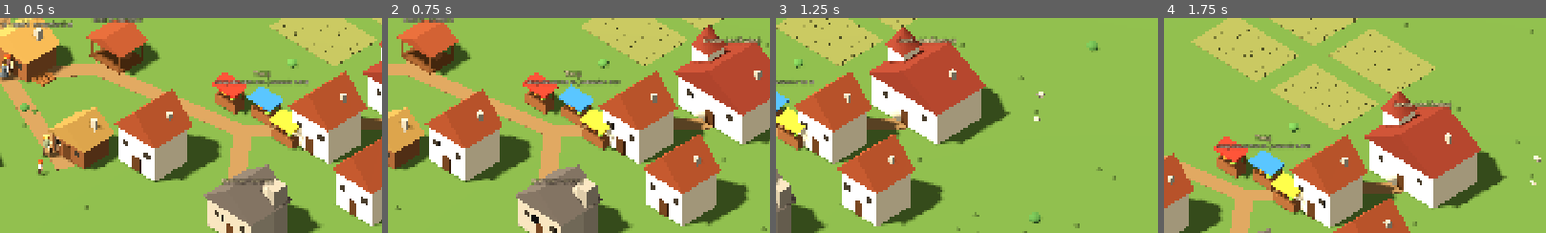
Above: before the commit, frames 1-4 (left to right).
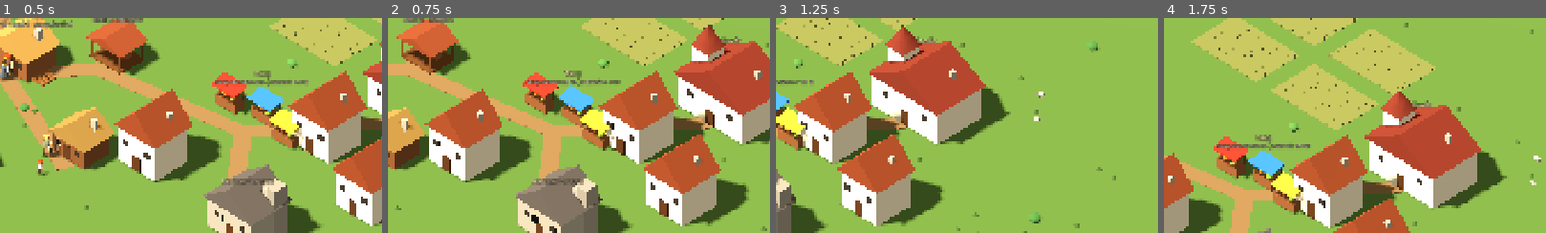
Above: after the commit, the same moments.

Repository: dwdzdc/dynastia
Game: Godot game, scene res://game/main.tscn
Two runs of this game, one before a commit and one after it. Both use one fixed random seed, a clock stepped at 60 frames per second and the inputs below.
Inputs (mouse positions are % of the whole screen's width and height, from its top left):
- Up to frame 1 (0.5 s): no input
- Up to frame 2 (0.75 s): tap Enter at 0.5 s; move the mouse to (72, 45) at 0.52 s; hold D from 0.53 s (still down); tap 1 at 0.6 s; click (72, 45) at 0.67 s
- Up to frame 3 (1.25 s): keep holding D; tap Space at 0.77 s
- Up to frame 4 (1.75 s): release D at 1.25 s; drag from (30, 55) to (45, 70) at 1.27 s
The pictures show only the part of the screen within x 49-99%, y 50-100%; the shares and areas given below are measured in that part.

Frame 1 is identical in both runs. In frame 2, 0.3% of the frame differs, in the area x 82-98%, y 8-13%; in frame 3, 0.3%; in frame 4, 0.3%.

Commit message:
L4: przydzial jak w Cultures (S21) - PPM na las/budynek/pole daje zawody albo wakaty z placa; gracz wystawia oferty w swoim warsztacie
Co-Authored-By: Claude Opus 5.5 <noreply@anthropic.com>

Diff:
--- a/data/map.json
+++ b/data/map.json
@@ -40,7 +40,7 @@
     },
     {
       "id": "manor",
-      "name": "Dwór (dniówka)",
+      "name": "Dwór",
       "type": "manor",
       "x": 81,
       "y": 16
--- a/game/main.gd
+++ b/game/main.gd
@@ -331,13 +331,43 @@
 	selected_building = ""
 
 
-# PPM: rozkaz ręczny (zastępuje kolejkę), Shift+PPM: dopisz do kolejki.
+# PPM: na miejscu pracy menu przydziału jak w Cultures (S21); poza tym rozkaz ręczny
+# (zastępuje kolejkę). Shift+PPM: zawsze rozkaz dopisany do kolejki.
 func _on_right_click(pos: Vector2, append: bool) -> void:
 	if selected_id < 0:
 		return
 	var g := _ground_at(pos)
-	var t: SimTree = view.tree_at(Vector2(g.x, g.z), TREE_PICK_RADIUS)
+	var at := Vector2(g.x, g.z)
+	var t: SimTree = view.tree_at(at, TREE_PICK_RADIUS)
+	var opts: Array = [] if append else world.job_options(selected_id, _place_at(at, t != null))
+	if opts.is_empty():
+		if t != null:
+			world.manual_chop(selected_id, t.id, append)
+		else:
+			world.manual_move(selected_id, at, append)
+		return
+	var aid := selected_id
+	var items: Array = []
+	for o: Dictionary in opts:
+		var job := String(o["job"])
+		var place := String(o["place"])
+		items.append({ "label": o["label"], "ok": o["ok"], "fn": func(): world.assign_job(aid, job, place) })
 	if t != null:
-		world.manual_chop(selected_id, t.id, append)
-	else:
-		world.manual_move(selected_id, Vector2(g.x, g.z), append)
+		var tid := t.id
+		items.append({ "label": "Zetnij to drzewo", "ok": true, "fn": func(): world.manual_chop(aid, tid, false) })
+	items.append({ "label": "Idź tutaj", "ok": true, "fn": func(): world.manual_move(aid, at, false) })
+	hud.show_menu(pos, items)
+
+
+# Co jest pod kursorem jako miejsce pracy: budynek, pole ("field:<id>") albo las.
+func _place_at(at: Vector2, on_tree: bool) -> String:
+	var b := _building_at(Vector3(at.x, 0, at.y))
+	if b != "":
+		return b
+	for f: SimField in world.fields:
+		if f.rect.has_point(at):
+			return "field:" + f.id
+	var fr: Dictionary = world.map["forest"]
+	if on_tree or Rect2(float(fr["x"]), float(fr["y"]), float(fr["w"]), float(fr["h"])).has_point(at):
+		return "forest"
+	return ""
--- a/sim/contracts.gd
+++ b/sim/contracts.gd
@@ -41,6 +41,14 @@
 	return {}
 
 
+# Oferta w miejscu na dany zawód (dowolnego pracodawcy; jedna na miejsce).
+func find_offer_at(place: String, job: String) -> Dictionary:
+	for o: Dictionary in offers:
+		if o["place"] == place and o["job"] == job and int(o["slots"]) > 0:
+			return o
+	return {}
+
+
 func taken(o: Dictionary) -> int:
 	var n := 0
 	for c: Dictionary in list:
--- a/sim/jobs.gd
+++ b/sim/jobs.gd
@@ -12,7 +12,7 @@
 	"sawyer": "tracz",
 	"carpenter": "stolarz",
 	"carrier": "tragarz",
-	"laborer": "dniówka w dworze",
+	"laborer": "robotnik w polu",
 	"forager": "zbieracz (las)",
 	"thief": "złodziej (targ)",
 }
--- a/sim/world.gd
+++ b/sim/world.gd
@@ -33,6 +33,7 @@
 var chore_claims: Dictionary = {}  # "food:<gosp.>"/"firewood:<gosp.>" -> agent id
 var stats: Dictionary = {}
 
+const FOREST_JOBS := ["woodcutter", "forager"]   # co można robić w lesie (PPM na las)
 const HOUSE_TYPES := ["home", "decor_house", "decor_town", "manor"]  # budynki, w których można mieszkać
 const START_AFTER_WAKE := 0.02           # gra startuje chwilę po pobudce (część doby)
 const TREE_PLACE_TRIES := 4000            # limit prób rozmieszczenia drzew
@@ -295,6 +296,82 @@
 		contracts.quit(p, "")
 	a.job = job
 	jobs.replan(a)
+
+
+# Przydział jak w Cultures (S21, L4): zaznaczona osoba + PPM na miejsce. Zwraca opcje
+# { label, job, place, ok }: na swoich miejscach zawody, które się tam robi; na cudzych
+# tylko wakaty z ofert (z płacą), a bez wakatu — opcja wyszarzona z powodem.
+# `target`: id budynku, "forest" albo "field:<id>".
+func job_options(agent_id: int, target: String) -> Array:
+	var a := agent_by_id(agent_id)
+	if a == null or is_independent(a) or a.is_child:
+		return []
+	var out: Array = []
+	if target == "forest":
+		for j in FOREST_JOBS:
+			out.append({ "label": "Przydziel: %s" % SimJobs.JOB_LABELS[j], "job": j, "place": "", "ok": true })
+		return out
+	var bid := target
+	if target.begins_with("field:"):
+		var f := field_by_id(target.substr(6))
+		if f == null:
+			return []
+		bid = f.owner_building
+	var b: SimBuilding = buildings.get(bid)
+	if b == null:
+		return []
+	if is_foreign(b):
+		for o: Dictionary in contracts.offers:
+			if o["place"] != bid or int(o["slots"]) <= 0:
+				continue
+			var free := contracts.free_slots(o)
+			out.append({ "label": "Najmij się: %s — %d zł/dzień (wolne %d/%d)" % [SimJobs.JOB_LABELS.get(o["job"], o["job"]),
+				int(o["wage"]), maxi(free, 0), int(o["slots"])], "job": o["job"], "place": bid, "ok": free > 0 })
+		if out.is_empty():
+			out.append({ "label": "%s: brak wakatów" % b.name, "job": "", "place": bid, "ok": false })
+		return out
+	for r: Dictionary in jobs.recipes.values():
+		if String(r["building"]) == bid:
+			out.append({ "label": "Przydziel: %s" % SimJobs.JOB_LABELS.get(r["job"], r["job"]), "job": String(r["job"]), "place": "", "ok": true })
+	if b.type == "market":
+		out.append({ "label": "Przydziel: %s" % SimJobs.JOB_LABELS["carrier"], "job": "carrier", "place": "", "ok": true })
+	if b.id == a.home_id:
+		out.append({ "label": "Bez przydziału (domowe obowiązki)", "job": "none", "place": "", "ok": true })
+	return out
+
+
+# Cudze miejsce: budynek należy do innego rodu albo osoby spoza rodu gracza.
+func is_foreign(b: SimBuilding) -> bool:
+	match b.owner_kind:
+		"lineage":
+			return b.owner_id != family.player_lineage_id and not owns(household, b)
+		"person":
+			var p: SimPerson = family.persons.get(b.owner_id)
+			return p == null or not family.is_ours(p)
+	return false
+
+
+# Wybór z menu PPM: swoje miejsce — zwykły przydział; cudze — umowa z wakatu.
+func assign_job(agent_id: int, job: String, place: String) -> bool:
+	var a := agent_by_id(agent_id)
+	if a == null or is_independent(a) or job == "":
+		return false
+	if place == "":
+		set_job(agent_id, job)
+		return true
+	var o := contracts.find_offer_at(place, job)
+	if o.is_empty() or contracts.free_slots(o) <= 0:
+		return false
+	set_job(agent_id, job)
+	contracts.hire(o, person_of(a))
+	jobs.replan(a)
+	note("%s najmuje się: %s (%d zł/dzień)." % [person_of(a).name, SimJobs.JOB_LABELS.get(job, job), int(o["wage"])], "info", a.position)
+	return true
+
+
+# Gracz jako pracodawca (L4): oferta pracy w swoim warsztacie (ile osób, za ile).
+func post_player_offer(bid: String, job: String, slots: int, wage: float) -> void:
+	contracts.post(household.id, bid, job, maxi(slots, 0), maxf(wage, 0.0))
 
 
 # Przydział wbrew woli (D4) zostawia wspomnienie o tym, kto rządzi rodem (root).
--- a/tests/run_tests.gd
+++ b/tests/run_tests.gd
@@ -79,6 +79,7 @@
 	_test_traveling_traders()
 	_test_estate_pays_wages()
 	_test_field_work()
+	_test_assign_by_place()
 	_test_world_deterministic()
 	_test_world_30_days_autonomous()
 	_test_economy_chain_produces_income()
@@ -1233,6 +1234,35 @@
 	check("no field work: laborer says so instead of vanishing", String(a.steps[a.steps.size() - 1]["why"]).contains("nie ma dziś roboty"))
 
 
+# L4 (S21): przydział przez miejsce — swoje miejsca dają zawody, cudze tylko wakaty;
+# gracz sam wystawia oferty, a za niską stawkę nikt nie przyjdzie.
+func _test_assign_by_place() -> void:
+	var w = _new_world()
+	var piotr = _named(w.family, "Piotr")
+	var a = w.agent_by_id(piotr.agent_id)
+	var jobs_of := func(opts: Array) -> Array: return opts.map(func(o): return o["job"])
+	check("forest offers woodcutter and forager", jobs_of.call(w.job_options(a.id, "forest")).has("woodcutter"))
+	check("own sawmill offers sawyer", jobs_of.call(w.job_options(a.id, "sawmill")) == ["sawyer"])
+	var manor_opts: Array = w.job_options(a.id, "field:" + w.fields[0].id)
+	check("foreign field shows the vacancy with wage", manor_opts.size() == 1 and manor_opts[0]["job"] == "laborer"
+		and manor_opts[0]["place"] == "manor" and String(manor_opts[0]["label"]).contains("zł"))
+	check("taking a vacancy makes a contract", w.assign_job(a.id, "laborer", "manor") and w.contracts.of_worker(piotr.id)["place"] == "manor")
+	var o: Dictionary = w.contracts.find_offer_at("manor", "laborer")
+	o["slots"] = w.contracts.taken(o)
+	var zofia = _named(w.family, "Zofia")
+	check("no free slot: no contract", not w.assign_job(zofia.agent_id, "laborer", "manor"))
+	var stranger: SimPerson = null
+	for p in w.family.all_living():
+		if not w.family.is_ours(p) and w.family.stage_of(p) == "adult" and w.contracts.of_worker(p.id).is_empty():
+			stranger = p
+			break
+	w.post_player_offer("sawmill", "sawyer", 1, float(w.balance["contracts"]["min_wage"]) - 1.0)
+	check("too low wage attracts nobody", w.contracts.best_offer_for(stranger, "sawyer").is_empty())
+	w.post_player_offer("sawmill", "sawyer", 1, 30.0)
+	var best: Dictionary = w.contracts.best_offer_for(stranger)
+	check("good wage in the player's sawmill attracts a stranger", best.get("place", "") == "sawmill")
+
+
 func _state_sig(w) -> String:
 	var parts: Array = ["%.3f" % w.household.cash, str(w.building("sawmill").stock)]
 	for a in w.agents:
--- a/tools/screenshot.gd
+++ b/tools/screenshot.gd
@@ -63,6 +63,20 @@
 	await _frames(20)
 	_save("07_market.png")
 	game.selected_building = ""
+	# Menu przydziału (PPM na dwór z zaznaczoną osobą).
+	var piotr = w.family.persons.values().filter(func(p): return p.name == "Piotr")[0]
+	game.select_agent(piotr.agent_id)
+	game.cam_target = Vector3(70, 0, 18)
+	await _frames(10)
+	game._on_right_click(game.camera.unproject_position(Vector3(81, 0, 16)), false)
+	await _frames(20)
+	_save("08_assign_menu.png")
+	game.hud._menu.hide()
+	game.selected_id = -1
+	game.selected_building = "sawmill"
+	await _frames(15)
+	_save("09_sawmill_offers.png")
+	game.selected_building = ""
 	# Noc i zima.
 	game.world.clock.set_time(16, 0.9)
 	await _frames(30)
--- a/ui/hud.gd
+++ b/ui/hud.gd
@@ -21,13 +21,13 @@
 	"carpenter": "w stolarni robi krzesła z desek (jakość = umiejętność)",
 	"carrier": "kupuje jedzenie, nosi opał, wozi deski i krzesła",
 	"forager": "zbiera jedzenie w lesie (za darmo, mało; zimą prawie nic)",
-	"laborer": "dniówka w dworze: pewny grosz, bez rozwoju",
+	"laborer": "robotnik w polu u kogoś: najlepsza oferta, płaca do ręki po robocie",
 	"thief": "kradnie na targu: szybki grosz, ale złapany idzie do aresztu, grzywna i wstyd",
 	"none": "pomaga w domu: zakupy i opał, gdy trzeba",
 }
 const JOB_BUTTONS := {
 	"woodcutter": "Drwal", "sawyer": "Tracz", "carpenter": "Stolarz", "carrier": "Tragarz",
-	"forager": "Zbieracz", "laborer": "Dniówka", "thief": "Złodziej", "none": "Bez przydziału",
+	"forager": "Zbieracz", "laborer": "Robotnik", "thief": "Złodziej", "none": "Bez przydziału",
 }
 const PERSON_TABS := [["now", "Teraz"], ["memories", "Wspomnienia"], ["prefs", "Preferencje"], ["traits", "Cechy i charakter"]]
 const MEMORIES_SHORT := 8          # ile wspomnień widać przed „pokaż więcej”
@@ -48,6 +48,8 @@
 var _top_res: RichTextLabel
 var _family_title: Label
 var _family_panel: PanelContainer
+var _menu: PopupMenu
+var _menu_fns: Array = []
 var _family_box: VBoxContainer
 var _family_sig := ""
 var _family_rows: Dictionary = {}   # agent id -> Button
@@ -219,6 +221,25 @@
 	_family_box = VBoxContainer.new()
 	_family_box.add_theme_constant_override("separation", 4)
 	v.add_child(_family_box)
+
+
+# Menu kontekstowe PPM (przydział jak w Cultures): pozycje { label, ok, fn }.
+func show_menu(pos: Vector2, items: Array) -> void:
+	if _menu == null:
+		_menu = PopupMenu.new()
+		_menu.add_theme_font_size_override("font_size", 18)
+		_menu.id_pressed.connect(func(id: int): _menu_fns[id].call())
+		add_child(_menu)
+	_menu.clear()
+	_menu_fns = []
+	for i in items.size():
+		var it: Dictionary = items[i]
+		_menu.add_item(String(it["label"]), i)
+		_menu.set_item_disabled(i, not bool(it["ok"]))
+		_menu_fns.append(it["fn"])
+	_menu.position = Vector2i(pos)
+	_menu.reset_size()
+	_menu.popup()
 
 
 func toggle_family() -> void:
@@ -616,6 +637,8 @@
 	var hh := world.household
 	if b.type in SimWorld.HOUSE_TYPES:
 		_dyn(func(): return _owner_text(b), 16, DIM)
+	if b.type in ["sawmill", "workshop", "manor"]:
+		_build_offers(b)
 	match b.type:
 		"home", "decor_house":
 			_dyn(func(): return "Spiżarnia: %d / %d posiłków\nOpał: %d / %d kłód (zużycie: %s/dzień)" % [
@@ -657,8 +680,8 @@
 			_info_box.add_child(sell)
 			_info_updaters.append(func(): sell.text = "Sprzedawaj deski: " + ("TAK" if hh.sell_planks else "NIE (tylko do stolarni)"))
 		"manor":
-			_dyn(func(): return "Dniówka: %d zł za dzień pracy na osobę.\nPewny grosz, ale bez rozwoju i bez reputacji.\nPracuje tu: %d" % [
-				int(world.balance["jobs"]["laborer_wage_day"]), _count_job("laborer")], 17)
+			_dyn(func(): return "Pola dworu: %s" % ", ".join(world.fields.filter(func(f): return f.owner_building == b.id).map(
+				func(f): return "%d/%d zagonów zasianych" % [f.count("sown") + f.count("ripe"), f.cells.size()])), 16, DIM)
 		"jail":
 			_dyn(func():
 				var names: Array = []
@@ -668,6 +691,35 @@
 				return "W areszcie: " + (", ".join(names) if not names.is_empty() else "nikt z rodu"), 17)
 		_:
 			_info_box.add_child(_label("Chata sąsiadów. Stąd przychodzą kandydaci do ożenku.", 17, DIM))
+
+
+# Wakaty w budynku (L3, L4): kto najmuje, do czego, za ile i ile miejsc wolnych.
+# W swoim warsztacie gracz sam ustala, ilu ludzi chce i za ile.
+func _build_offers(b: SimBuilding) -> void:
+	_dyn(func():
+		var lines: Array = []
+		for o: Dictionary in world.contracts.offers:
+			if o["place"] == b.id and int(o["slots"]) > 0:
+				lines.append("%s: %d zł/dzień · zajęte %d/%d" % [SimJobs.JOB_LABELS.get(o["job"], o["job"]), int(o["wage"]),
+					world.contracts.taken(o), int(o["slots"])])
+		return ("Wakaty:\n  " + "\n  ".join(lines)) if not lines.is_empty() else "Wakaty: brak", 16, DIM)
+	if world.is_foreign(b):
+		_info_box.add_child(_label("Zaznacz swoją osobę i kliknij PPM na budynek, żeby się najęła.", 15, DIM))
+		return
+	for r: Dictionary in world.jobs.recipes.values():
+		if String(r["building"]) != b.id:
+			continue
+		var job := String(r["job"])
+		var bid := b.id
+		var get_o := func() -> Dictionary: return world.contracts.find_offer(world.household.id, bid, job)
+		var default_wage := float(world.balance["jobs"]["laborer_wage_day"])
+		_info_box.add_child(_label("Najmij obcych: %s" % SimJobs.JOB_LABELS.get(job, job), 16))
+		_stepper("Ile osób", func(): return int(get_o.call().get("slots", 0)), func(d):
+			var o: Dictionary = get_o.call()
+			world.post_player_offer(bid, job, int(o.get("slots", 0)) + signi(d), float(o.get("wage", default_wage))))
+		_stepper("Stawka (zł)", func(): return int(get_o.call().get("wage", default_wage)), func(d):
+			var o: Dictionary = get_o.call()
+			world.post_player_offer(bid, job, int(o.get("slots", 0)), float(o.get("wage", default_wage)) + signi(d)))
 
 
 func _owner_text(b: SimBuilding) -> String:
Not shown, changed: progress.md
